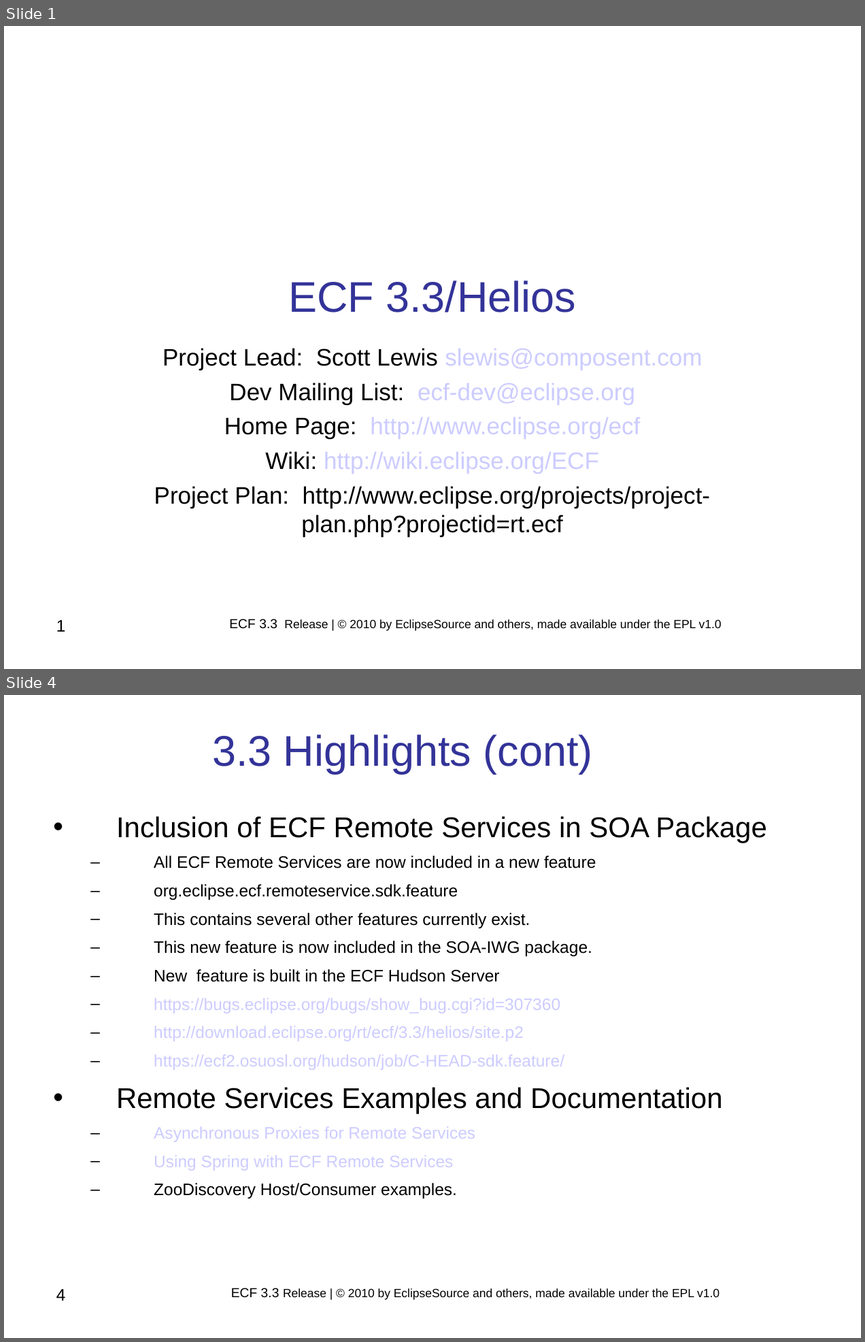
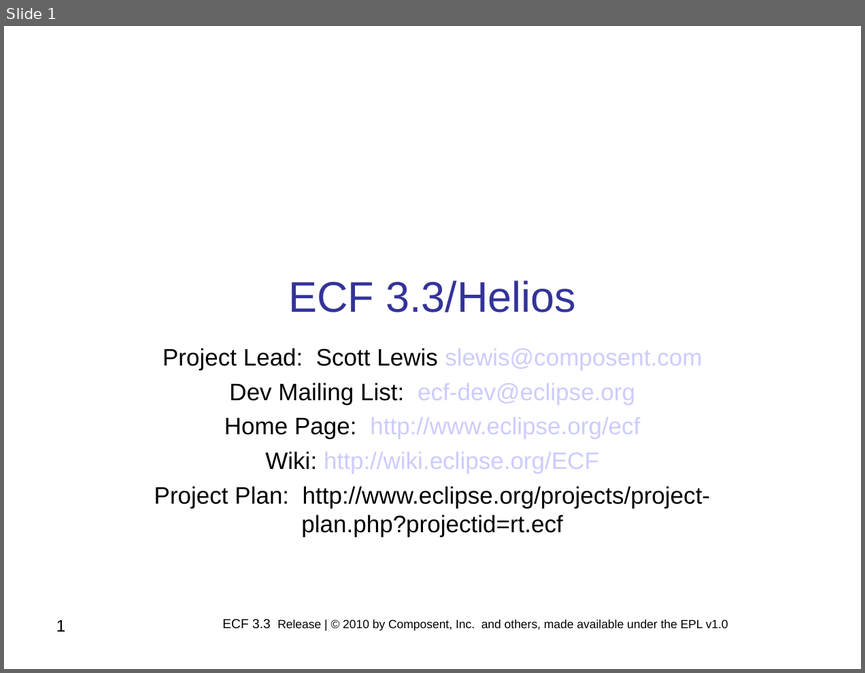
Before and after one commit to eclipse/ecf-website, a slide deck: reviews/ECF_Project_3.3_Release_Review.ppt. Shown one above the other, each under a label of ours: slides 1 and 4 before the commit, slide 1 after it; the slides between them are not shown. The pictures are 865x1342 and 865x673 pixels, drawn with LibreOffice and Linux fonts; fonts in the diff are those of the drawing; background and template pictures are left out. Boxes give left, top, right and bottom in pixels: in the first picture for what was removed or moved away, otherwise in the second. Text is boxed around its words. In the diff, an @@ line names an element or a change of style, - is before the commit and + after.

Commit message:
New ECF 3.3. release materials

```diff
--- a/reviews/ECF_Project_3.3_Release_Review.ppt
+++ b/reviews/ECF_Project_3.3_Release_Review.ppt
@@ slide 4 removed at (4,695,861,1338), background #FFFFFF @@
@@ text removed at (212,734,593,773) @@
-3.3 Highlights (cont)
@@ text removed at (116,816,766,1198) @@
-• Inclusion of ECF Remote Services in SOA Package
-  – All ECF Remote Services are now included in a new feature
-  – org.eclipse.ecf.remoteservice.sdk.feature
-  – This contains several other features currently exist.
-  – This new feature is now included in the SOA-IWG package.
-  – New feature is built in the ECF Hudson Server
-  – https://bugs.eclipse.org/bugs/show_bug.cgi?id=307360
-  – http://download.eclipse.org/rt/ecf/3.3/helios/site.p2
-  – https://ecf2.osuosl.org/hudson/job/C-HEAD-sdk.feature/
-• Remote Services Examples and Documentation
-  – Asynchronous Proxies for Remote Services
-  – Using Spring with ECF Remote Services
-  – ZooDiscovery Host/Consumer examples.
@@ page number removed at (56,1289,66,1300) @@
-4
@@ text removed at (231,1287,719,1300) @@
-ECF 3.3 Release | © 2010 by EclipseSource and others, made available under the EPL v1.0
@@ slide 1 changed as well @@
@@ text at (222,618,728,631): text changed @@
-ECF 3.3 Release | © 2010 by EclipseSource and others, made available under the EPL v1.0
+ECF 3.3 Release | © 2010 by Composent, Inc. and others, made available under the EPL v1.0
```
Also in this commit, not shown: 4 other slides changed, 9 slides added, 2 other slides removed, 3 other files.
